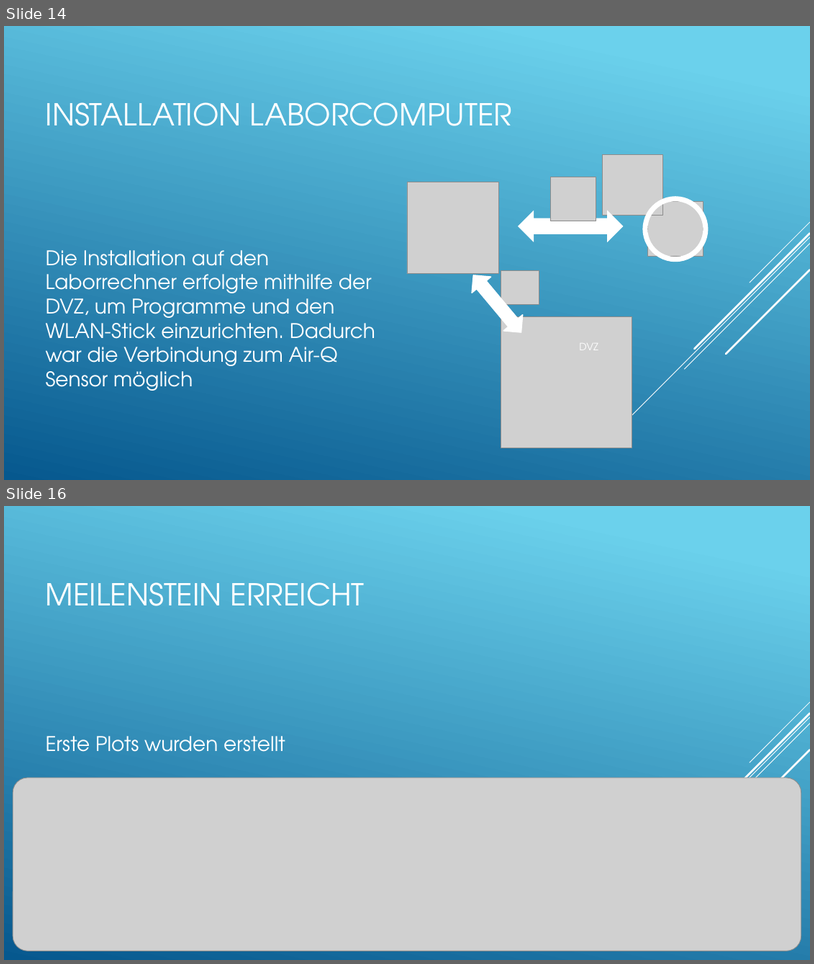
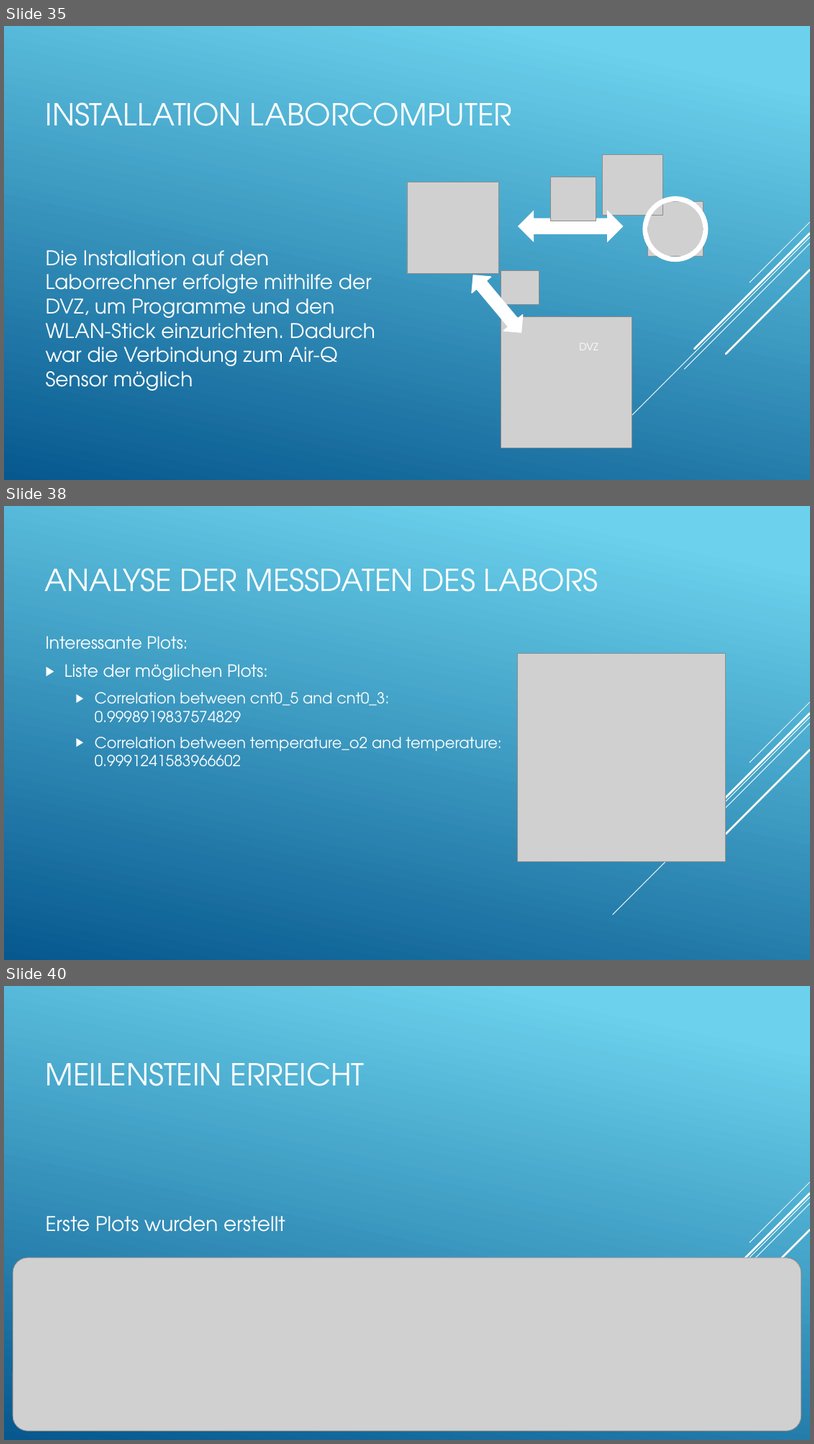
Before and after one commit to Dragnee1Natsu/Air-q-Projekt, a slide deck: Abschlusspräsentation.pptx. Shown one above the other, each under a label of ours: slides 14 and 16 before the commit, slides 35, 38 and 40 after it; the slides between them are not shown. The pictures are 814x964 and 814x1444 pixels, drawn with LibreOffice and Linux fonts; fonts in the diff are those of the drawing; grey boxes stand for pictures. Boxes give left, top, right and bottom in pixels: in the first picture for what was removed or moved away, otherwise in the second. Text is boxed around its words. In the diff, an @@ line names an element or a change of style, - is before the commit and + after.

```diff
--- a/Abschlusspräsentation.pptx
+++ b/Abschlusspräsentation.pptx
@@ slide 38 added at (4, 506, 810, 960), background gradient #6ED2EB to #06588E; not listed: 5 template elements that a slide beside it also shows @@
@@ title added at (45, 568, 599, 592), 36 pt, text #FFFFFF @@
+ANALYSE DER MESSDATEN DES LABORS
@@ text added at (46, 636, 502, 767), 18 pt, text #FFFFFF @@
+Interessante Plots:
+▶ Liste der möglichen Plots:
+  ▶ Correlation between cnt0_5 and cnt0_3: 0.9998919837574829
+  ▶ Correlation between temperature_o2 and temperature: 0.9991241583966602
@@ picture added at (517, 654, 725, 862) @@
@@ what was slide 14 is now slide 35 @@
@@ what was slide 16 is now slide 40 @@
```
Also in this commit, not shown: 4 slides changed, 25 other slides added, 3 slides removed.
